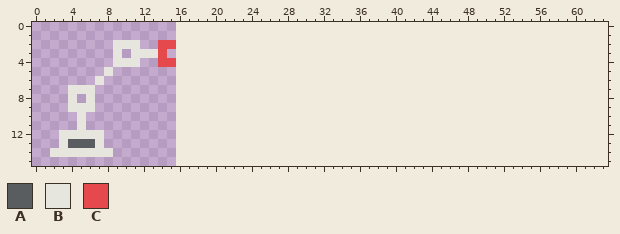
Pixel-art file -- design/sprites/arm.aseprite. Above is the file before it was changed.
16x16 pixels, 1 frame. The old version is drawn lined up with the new one, on the new canvas.
Palette (. is transparent): A #5a5d5f  B #e6e6df  C #e5484d
Pixels before, first column x 2:
 2 .......BBB..CC
 3 .......B.BBBC.
 4 .......BBB..CC
 5 ......B.......
 6 .....B........
 7 ..BBB.........
 8 ..B.B.........
 9 ..BBB.........
10 ...B..........
11 ...B..........
12 .BBBBB........
13 .BAAAB........
14 BBBBBBB.......
The same view after the edit:
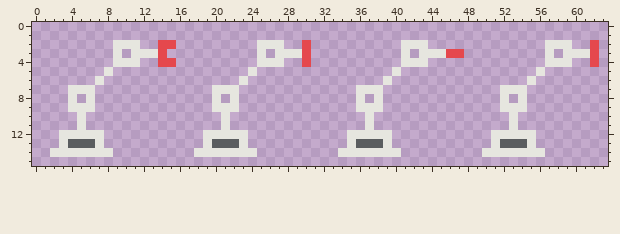
Difference:
canvas 16x16 -> 64x16
Changed rows in their new state; - is an unchanged pixel.
first column x 18:
 2 -------BBB--C----------BBB-------------BBB--C
 3 -------B-BBBC----------B-BBBCC---------B-BBBC
 4 -------BBB--C----------BBB-------------BBB--C
 5 ------B---------------B---------------B------
 6 -----B---------------B---------------B-------
 7 --BBB-------------BBB-------------BBB--------
 8 --B-B-------------B-B-------------B-B--------
 9 --BBB-------------BBB-------------BBB--------
10 ---B---------------B---------------B---------
11 ---B---------------B---------------B---------
12 -BBBBB-----------BBBBB-----------BBBBB-------
13 -BAAAB-----------BAAAB-----------BAAAB-------
14 BBBBBBB---------BBBBBBB---------BBBBBBB------
Boxes around the changes in both pictures, in picture pixels (x1, y1, x2, y2):
added: (194, 40, 311, 157)
added: (338, 40, 464, 157)
added: (482, 40, 599, 157)
